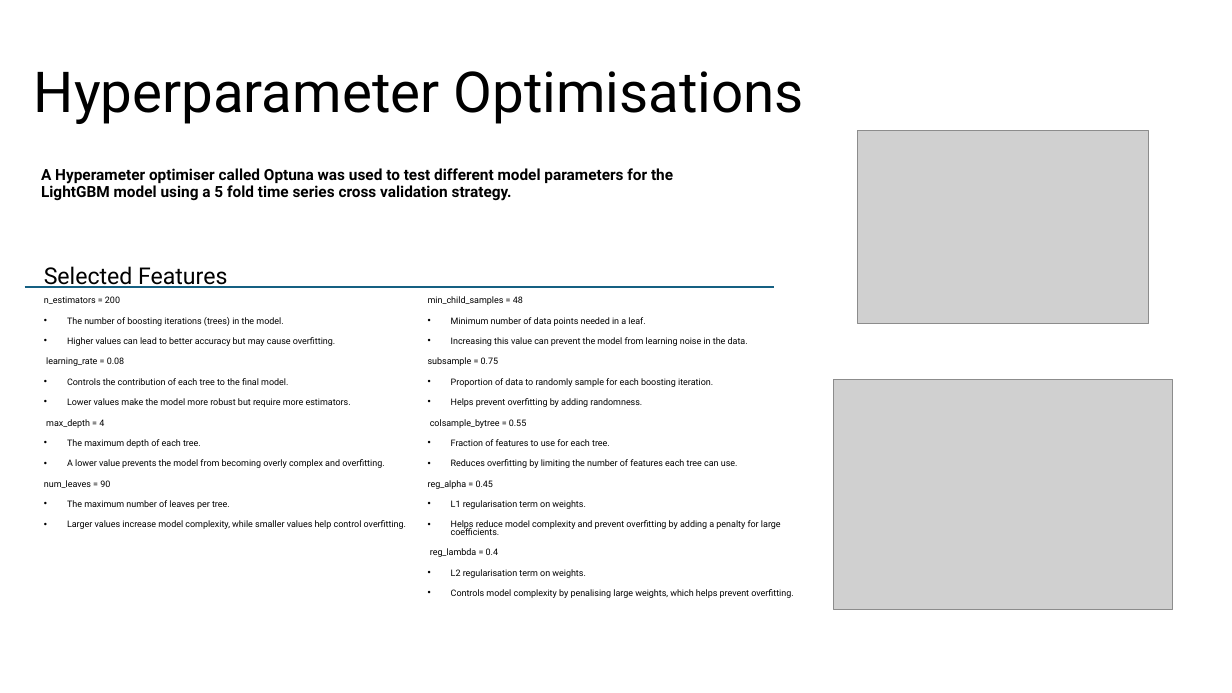
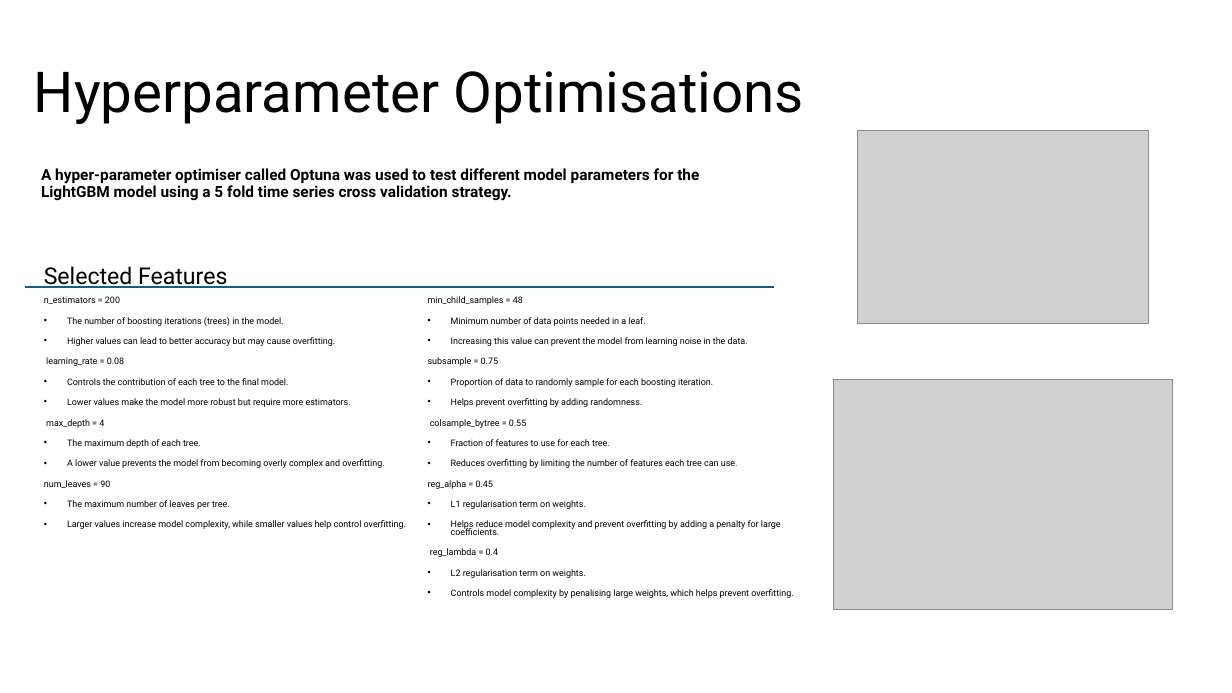
Before and after one commit to lrcode97/bike_demand_2025, a slide deck: slide 13 of presentation.pptx. Drawn at 1232x693 pixels with LibreOffice and Linux fonts; fonts in the diff are those of the drawing; grey boxes stand for pictures. Boxes give left, top, right and bottom in pixels: in the first picture for what was removed or moved away, otherwise in the second. Text is boxed around its words. In the diff, an @@ line names an element or a change of style, - is before the commit and + after.

```diff
--- a/presentation.pptx
+++ b/presentation.pptx
@@ text at (x1=41, y1=168, x2=699, y2=201): text changed @@
-A Hyperameter optimiser called Optuna was used to test different model parameters for the LightGBM model using a 5 fold time series cross validation strategy.
+A hyper-parameter optimiser called Optuna was used to test different model parameters for the LightGBM model using a 5 fold time series cross validation strategy.
```
Also in this commit, not shown: 3 other slides changed, 1 slide added, 4 other files.
